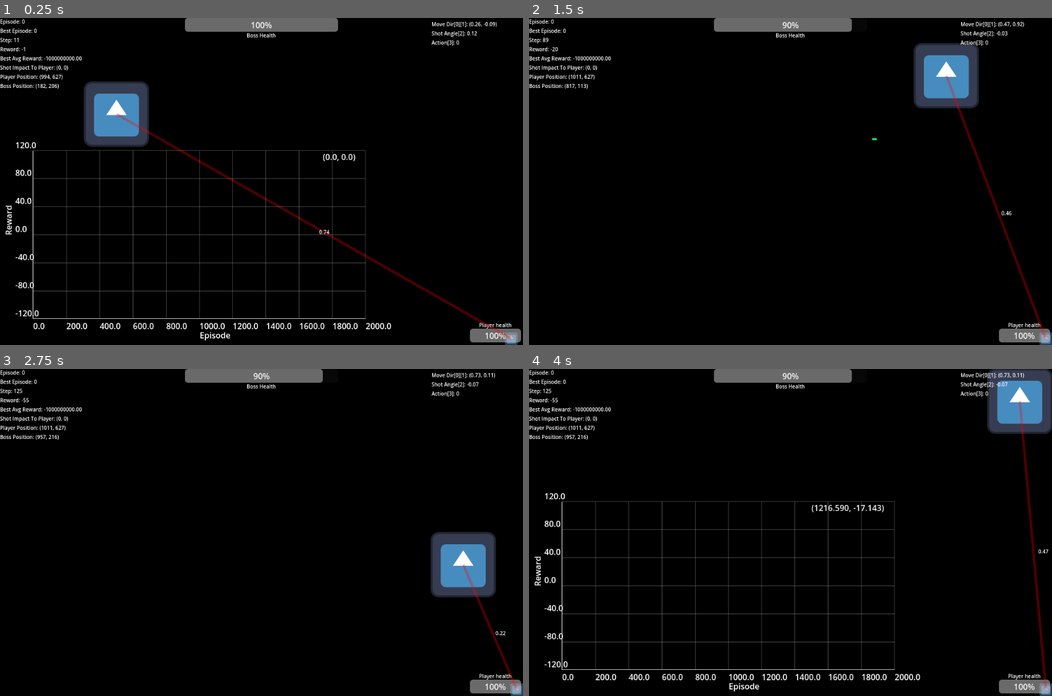
Above: before the commit, frames 1-4 (two rows, left to right).
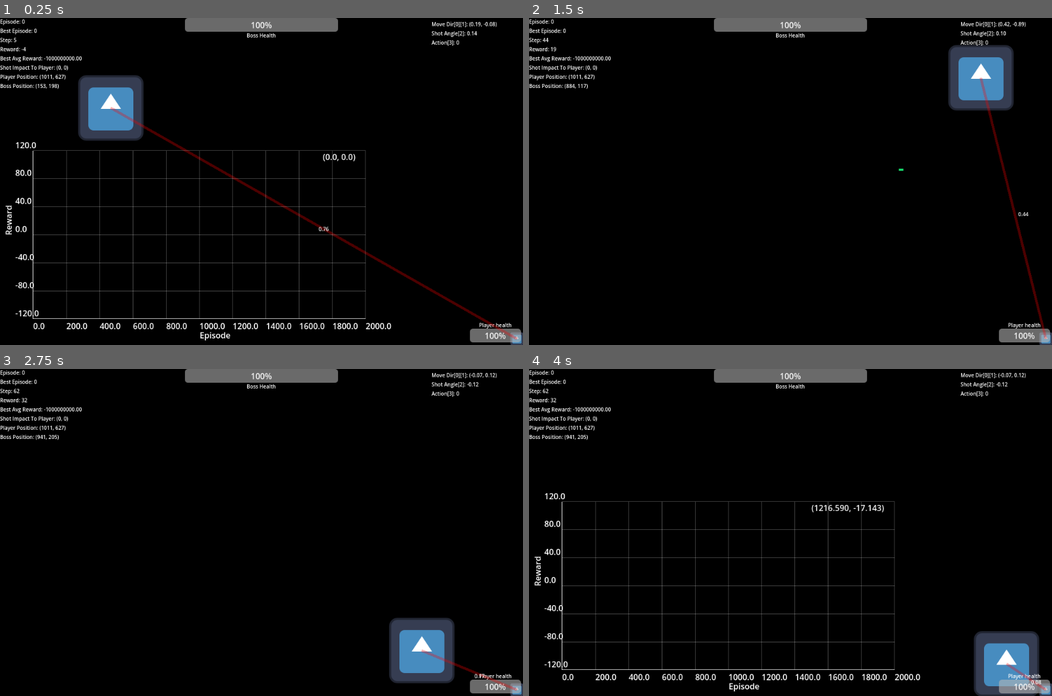
Above: after the commit, the same moments.

Repository: ElTomyDev/jueguito-para-los-pibardos-2
Game: Godot game, scene res://assets/scenes/worlds/level_1.tscn
Same seed, same stepped clock (60 frames per second), same inputs: the game is played once before the commit and once after it. The engine's default icon, where the game draws it, is replaced by a stand-in: a white triangle on a blue panel in a dark square.
Inputs (mouse positions are in pixels of both pictures, inside the frame that each line leads up to):
- Up to frame 1 (0.25 s): no input
- Up to frame 2 (1.5 s): tap Enter at 0.5 s; move the mouse to (905, 165) at 0.52 s; press the mouse at (905, 165) at 0.53 s; hold Right (g_right) 0.53-1.28 s; move the mouse to (685, 197) at 1.27 s; release the mouse at (685, 197) at 1.28 s; hold Down (g_down) from 1.28 s (still down); tap O (toggle_graphs) at 1.35 s
- Up to frame 3 (2.75 s): move the mouse to (313, 460) at 2.02 s; release Down (g_down) at 2.03 s; hold Right (g_right) from 2.03 s (still down); tap I (toggle_train_info) at 2.1 s
- Up to frame 4 (4 s): move the mouse to (764, 597) at 2.77 s; release Right (g_right) at 2.78 s; hold Up (g_up) 2.78-3.53 s; click (764, 597) at 2.85 s; move the mouse to (947, 581) at 3.52 s; hold Left (g_left) from 3.53 s (still down); tap O (toggle_graphs) at 3.6 s

The runs differ from the first frame. In frame 1, 3.3% of the frame differs, in the area x 2-100%, y 1-100%; in frame 2, 4.4%; in frame 3, 5.5%, in the area x 2-99%, y 0-99%; in frame 4, 5.5%.

Commit message:
cambia los fps a 30

Diff:
--- a/project.godot
+++ b/project.godot
@@ -99,6 +99,10 @@
 2d_physics/layer_3="Attack"
 2d_physics/layer_4="Word"
 
+[physics]
+
+common/physics_ticks_per_second=30
+
 [rendering]
 
 textures/canvas_textures/default_texture_filter=0
